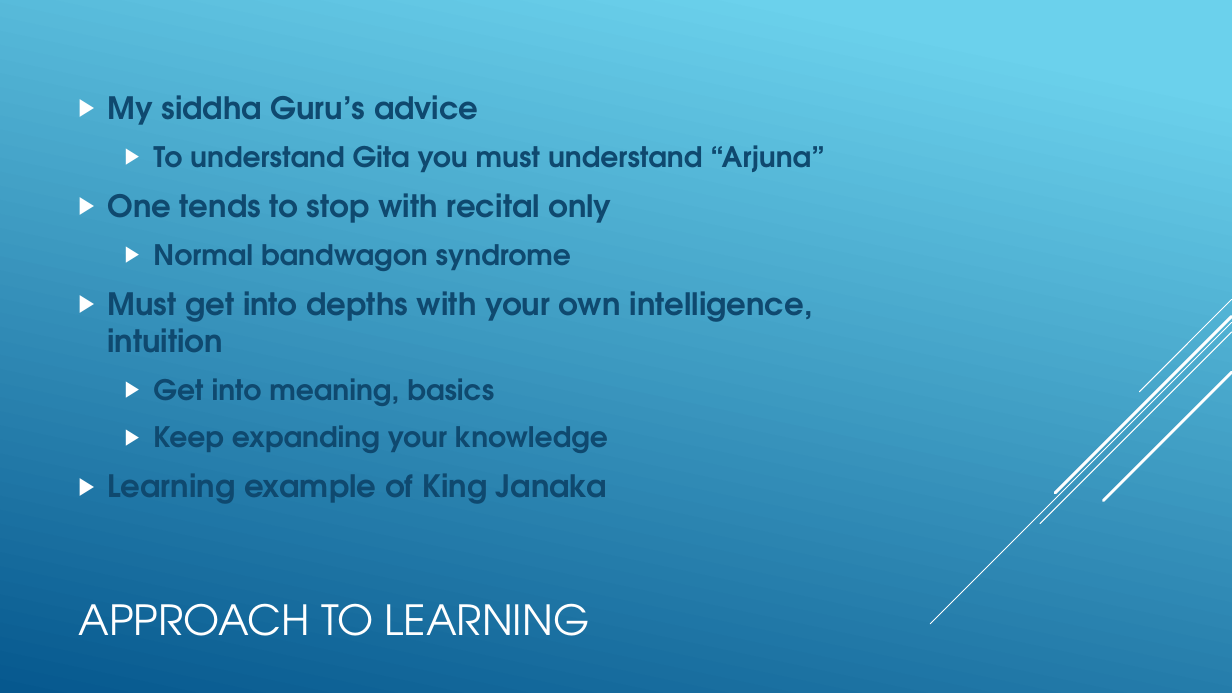
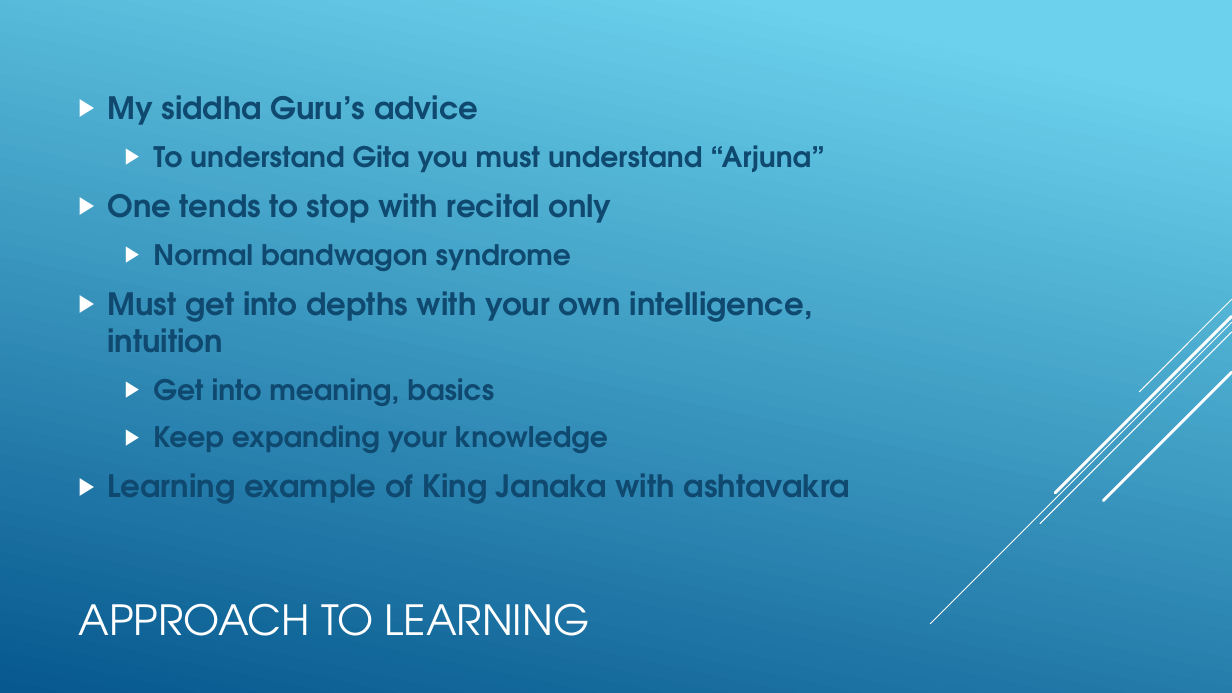
Before and after one commit to KYVeda/texts, a slide deck: slide 31 of Veda Lectures/Veda Basics.pptx. Drawn at 1232x693 pixels with LibreOffice and Linux fonts; fonts in the diff are those of the drawing. Boxes give left, top, right and bottom in pixels: in the first picture for what was removed or moved away, otherwise in the second. Text is boxed around its words. In the diff, an @@ line names an element or a change of style, - is before the commit and + after.

```diff
--- a/Veda Lectures/Veda Basics.pptx
+++ b/Veda Lectures/Veda Basics.pptx
@@ text at (x1=107, y1=473, x2=850, y2=504): text changed @@
-▶ Learning example of King Janaka
+▶ Learning example of King Janaka with ashtavakra
```
Also in this commit, not shown: 1 other slide changed, 12 other files.
